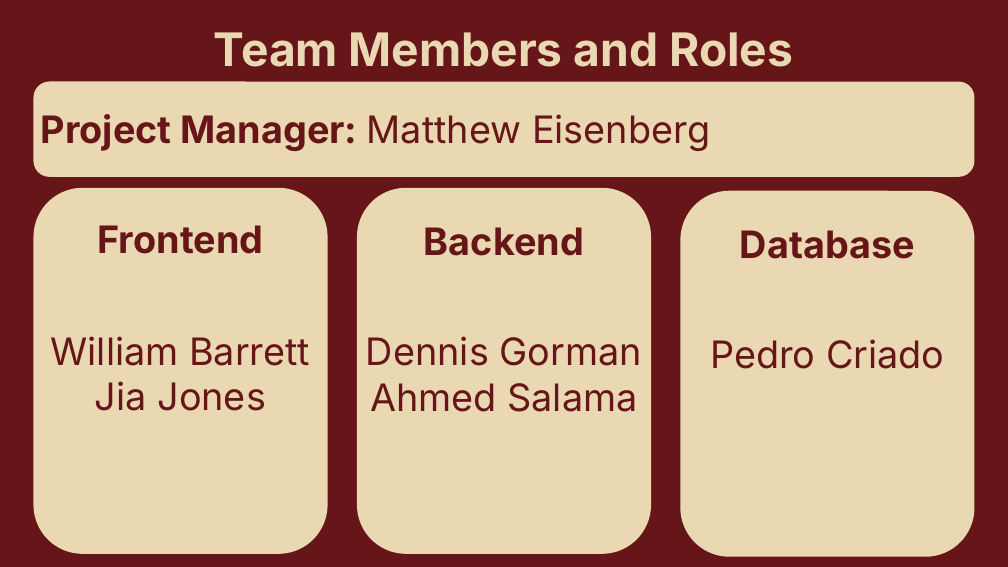
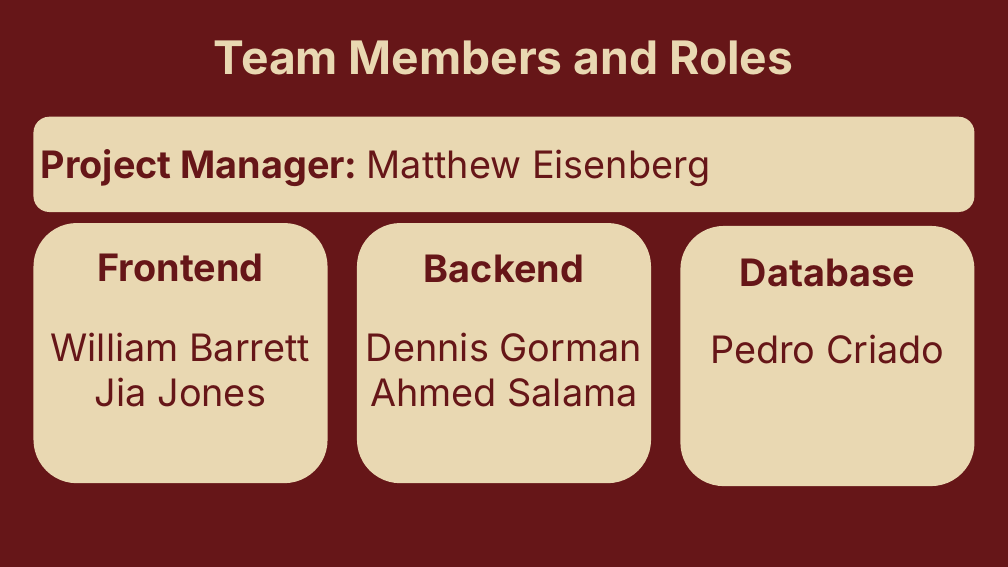
Before and after one commit to matt11matthew/ContactManager, a slide deck: slide 2 of Presentation/Contact Manager Presentation.pptx. Drawn at 1008x567 pixels with LibreOffice and Linux fonts; fonts in the diff are those of the drawing. Boxes give left, top, right and bottom in pixels: in the first picture for what was removed or moved away, otherwise in the second. Text is boxed around its words. In the diff, an @@ line names an element or a change of style, - is before the commit and + after.

Commit message:
Updated Powerpoint

```diff
--- a/Presentation/Contact Manager Presentation.pptx
+++ b/Presentation/Contact Manager Presentation.pptx
@@ text "Team Members and Roles": place and size @@
-text "Team Members and Roles" at [214,32,793,67]
+text "Team Members and Roles" at [214,40,793,75]
@@ rounded rectangle: place and size @@
-rounded rectangle at [33,82,975,177]
+rounded rectangle at [33,116,975,212]
@@ text "Project Manager: Matthew Eisenberg": place and size @@
-text "Project Manager: Matthew Eisenberg" at [41,114,710,151]
+text "Project Manager: Matthew Eisenberg" at [41,149,710,186]
@@ rounded rectangle: place and size @@
-rounded rectangle at [33,188,327,554]
+rounded rectangle at [33,223,327,483]
@@ rounded rectangle: place and size @@
-rounded rectangle at [357,188,651,554]
+rounded rectangle at [357,223,651,483]
@@ rounded rectangle: place and size @@
-rounded rectangle at [681,191,975,557]
+rounded rectangle at [681,226,975,486]
@@ text "Frontend": place and size @@
-text "Frontend" at [98,225,264,254]
+text "Frontend" at [98,253,264,282]
@@ text "Backend": place and size @@
-text "Backend" at [424,227,584,256]
+text "Backend" at [424,254,584,283]
@@ text "Database": place and size @@
-text "Database" at [740,230,915,259]
+text "Database" at [740,258,915,287]
@@ text "William Barrett": place and size @@
-text "William Barrett" at [51,336,310,411]
+text "William Barrett" at [51,332,310,407]
@@ text "Dennis Gorman": place and size @@
-text "Dennis Gorman" at [366,336,642,412]
+text "Dennis Gorman" at [366,332,642,407]
@@ text "Pedro Criado": place and size @@
-text "Pedro Criado" at [710,339,944,369]
+text "Pedro Criado" at [710,334,944,364]
```
Also in this commit, not shown: 7 other slides changed.
